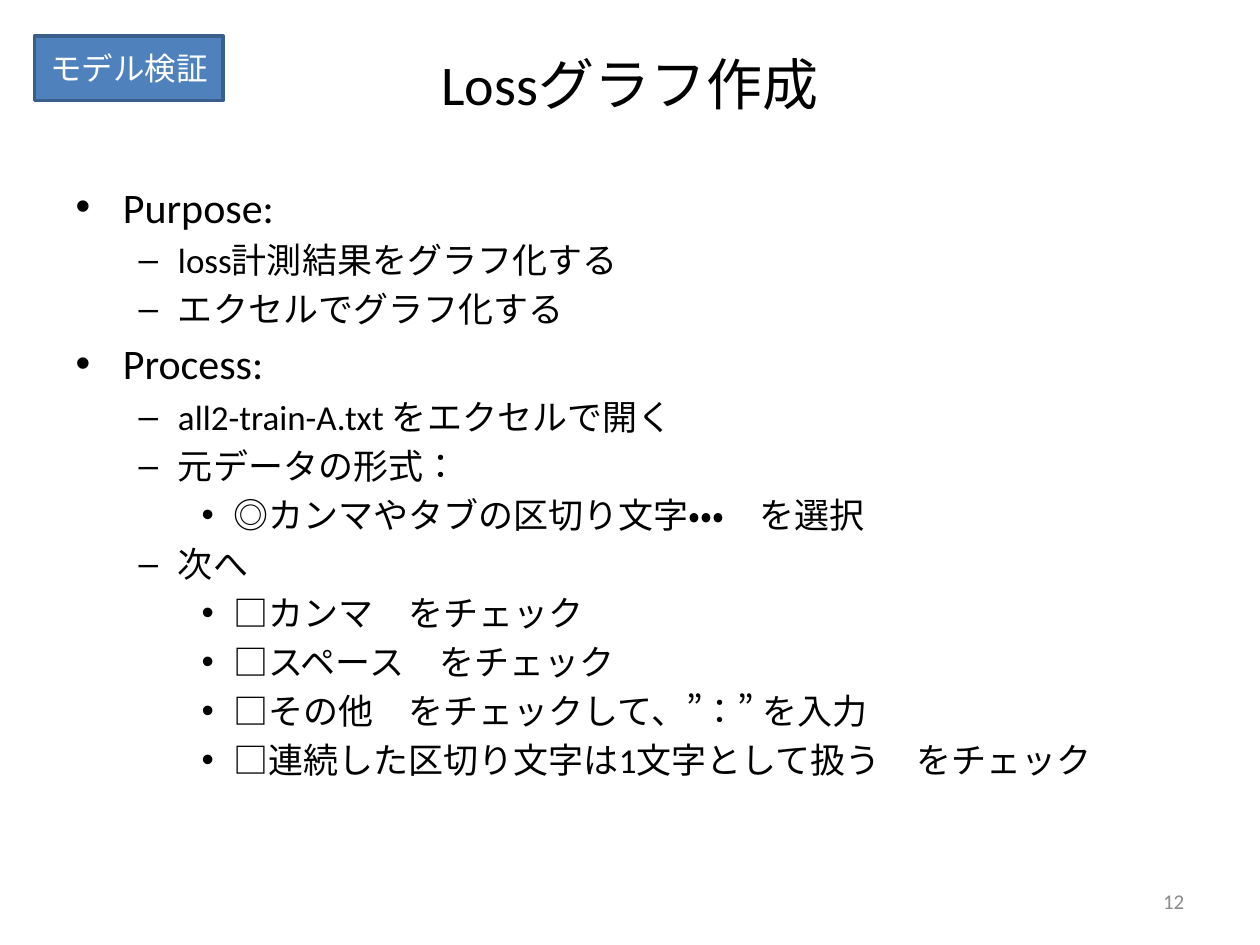
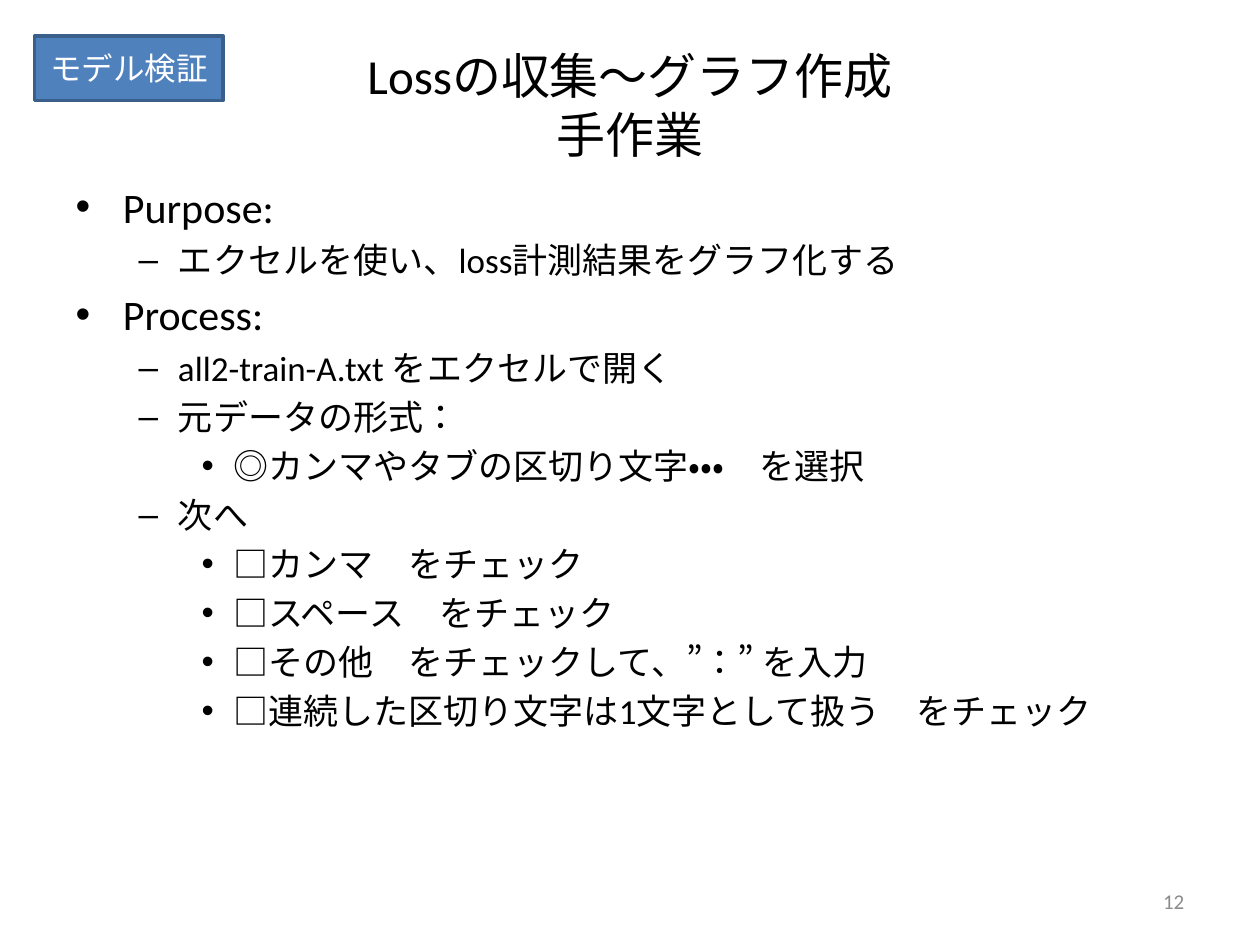
Before and after one commit to keides2/android-yolo-v2, a slide deck: slide 12 of docs/[PPTX] ごみ分別人工知能スマホアプリ作成手順.pptx. Drawn at 1260x945 pixels with LibreOffice and Linux fonts; fonts in the diff are those of the drawing. Boxes give left, top, right and bottom in pixels: in the first picture for what was removed or moved away, otherwise in the second. Text is boxed around its words. In the diff, an @@ line names an element or a change of style, - is before the commit and + after.

```diff
--- a/docs/[PPTX] ごみ分別人工知能スマホアプリ作成手順.pptx
+++ b/docs/[PPTX] ごみ分別人工知能スマホアプリ作成手順.pptx
@@ title at [367, 54, 892, 157]: text changed; size 32 to 28 pt @@
-Lossグラフ作成
+Lossの収集～グラフ作成
+手作業
@@ text at [178, 243, 898, 276]: text changed @@
-  – loss計測結果をグラフ化する
-  – エクセルでグラフ化する
+  – エクセルを使い、loss計測結果をグラフ化する
```
Also in this commit, not shown: 18 other slides changed, 2 other files.
